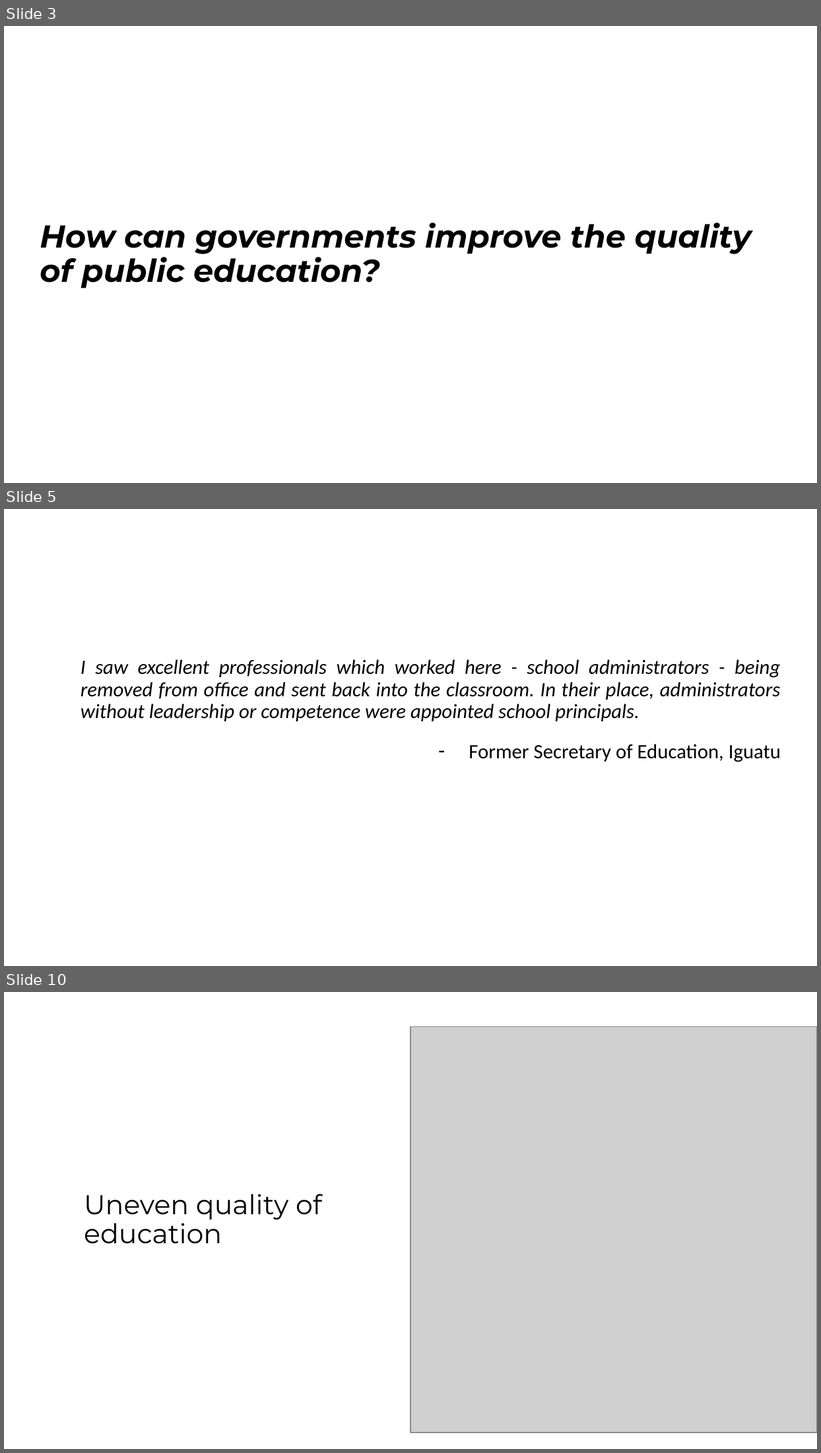
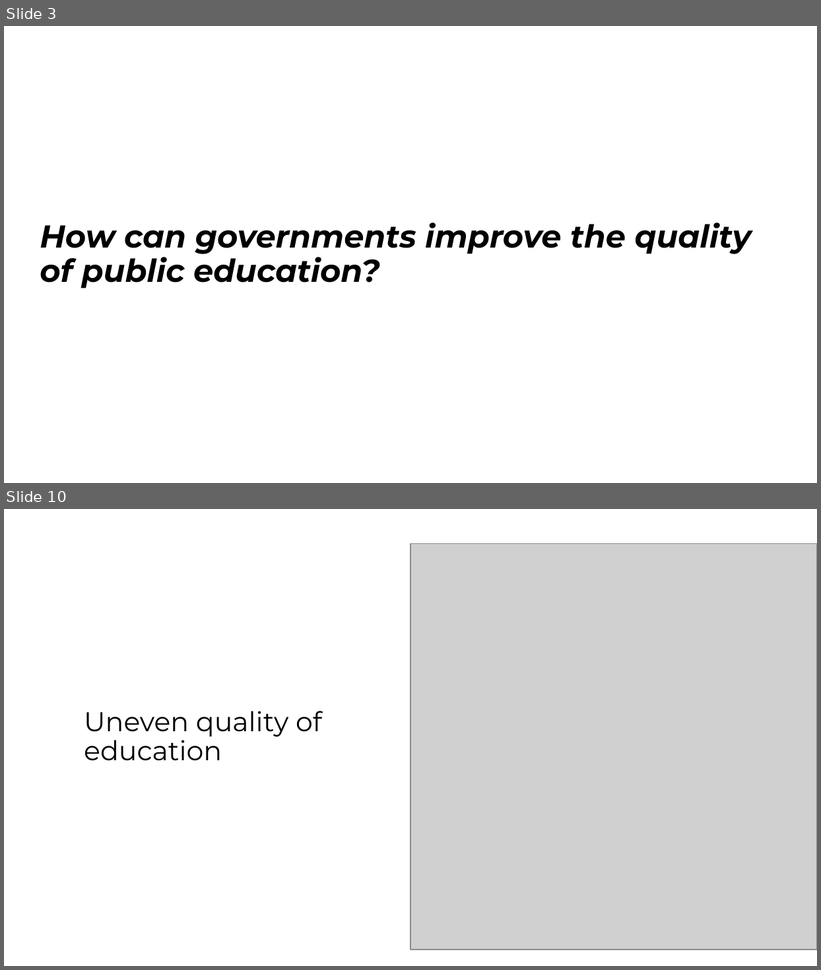
Before and after one commit to galileukim/patronage-education, a slide deck: presentation/2020_presentation_patronage_brazil_lab.pptx. Shown one above the other, each under a label of ours: slides 3, 5 and 10 before the commit, slides 3 and 10 after it; the slides between them are not shown. The pictures are 821x1453 and 821x970 pixels, drawn with LibreOffice and Linux fonts; fonts in the diff are those of the drawing; grey boxes stand for pictures. Boxes give left, top, right and bottom in pixels: in the first picture for what was removed or moved away, otherwise in the second. Text is boxed around its words. In the diff, an @@ line names an element or a change of style, - is before the commit and + after.

```diff
--- a/presentation/2020_presentation_patronage_brazil_lab.pptx
+++ b/presentation/2020_presentation_patronage_brazil_lab.pptx
@@ slide 5 removed at <box>4,509,817,966</box>, background #FFFFFF @@
@@ text removed at <box>81,659,781,762</box> @@
-I saw excellent professionals which worked here - school administrators - being removed from office and sent back into the classroom. In their place, administrators without leadership or competence were appointed school principals.
-– Former Secretary of Education, Iguatu
```
Also in this commit, not shown: 8 slides changed, 4 slides added, 1 other slide removed, 2 other files.
